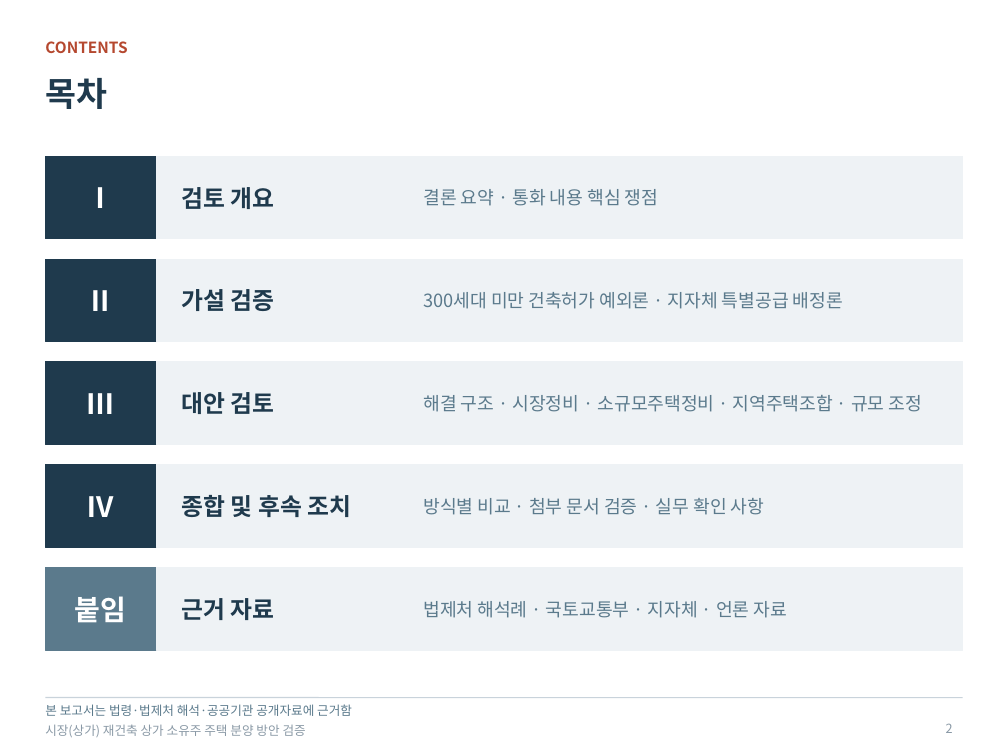
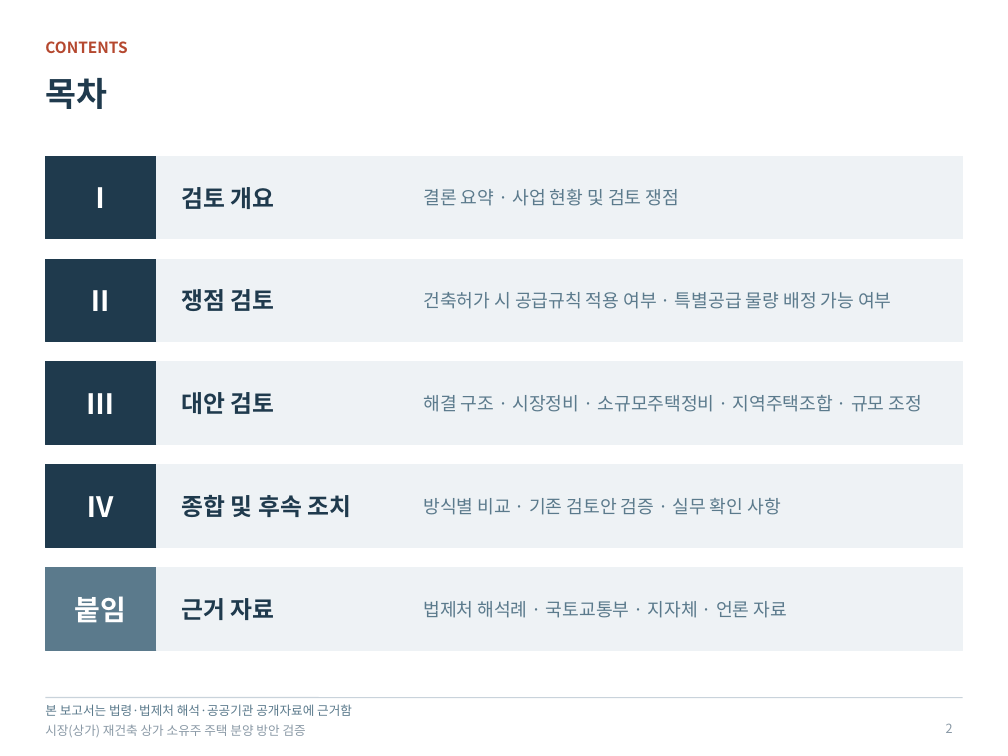
Before and after one commit to ljg719-afk/-, a slide deck: slide 2 of output/시장재건축_상가소유주_주택분양방안_검증보고서_4x3.pptx. Drawn at 1008x756 pixels with LibreOffice and Linux fonts; fonts in the diff are those of the drawing. Boxes give left, top, right and bottom in pixels: in the first picture for what was removed or moved away, otherwise in the second. Text is boxed around its words. In the diff, an @@ line names an element or a change of style, - is before the commit and + after.

```diff
--- a/output/시장재건축_상가소유주_주택분양방안_검증보고서_4x3.pptx
+++ b/output/시장재건축_상가소유주_주택분양방안_검증보고서_4x3.pptx
@@ text at (423,189,679,206): text changed @@
-결론 요약 · 통화 내용 핵심 쟁점
+결론 요약 · 사업 현황 및 검토 쟁점
@@ text at (181,289,275,311): text changed @@
-가설 검증
+쟁점 검토
@@ text at (423,292,891,309): text changed @@
-300세대 미만 건축허가 예외론 · 지자체 특별공급 배정론
+건축허가 시 공급규칙 적용 여부 · 특별공급 물량 배정 가능 여부
@@ text at (423,498,780,515): text changed @@
-방식별 비교 · 첨부 문서 검증 · 실무 확인 사항
+방식별 비교 · 기존 검토안 검증 · 실무 확인 사항
```
Also in this commit, not shown: 6 other slides changed.
